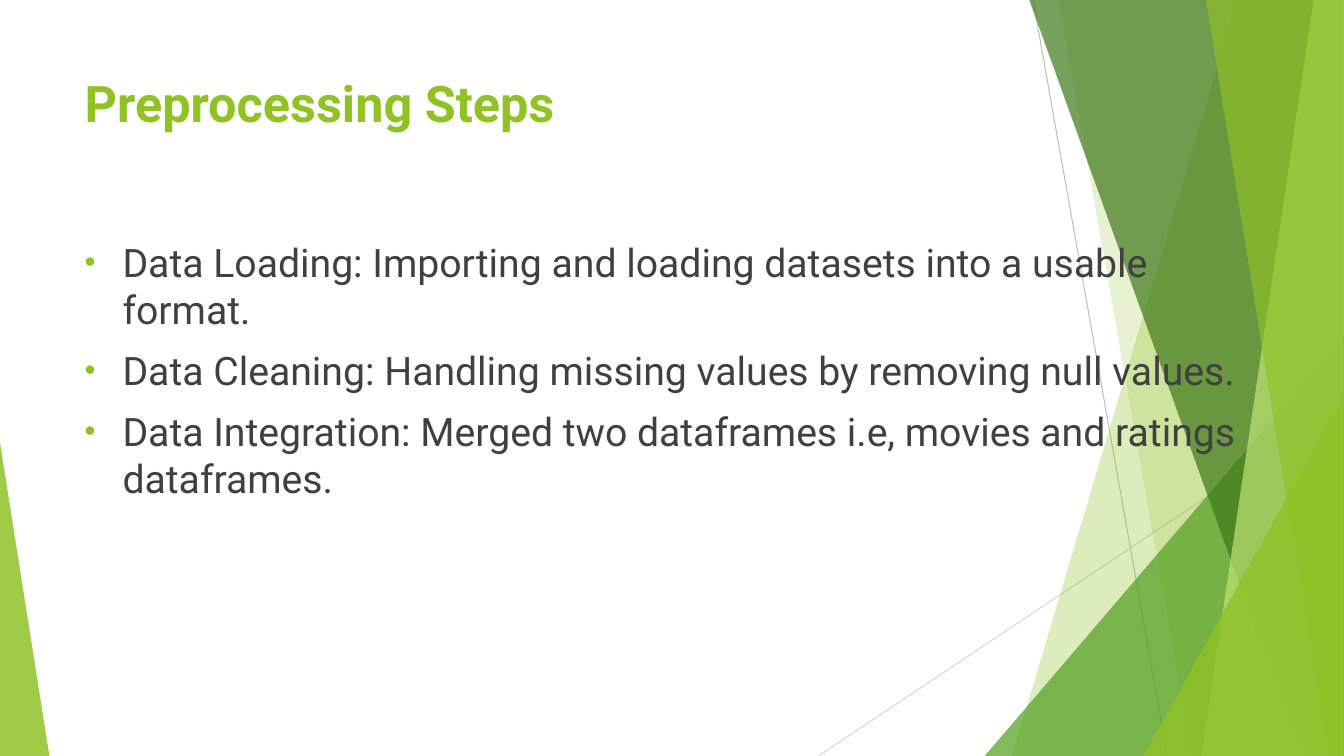
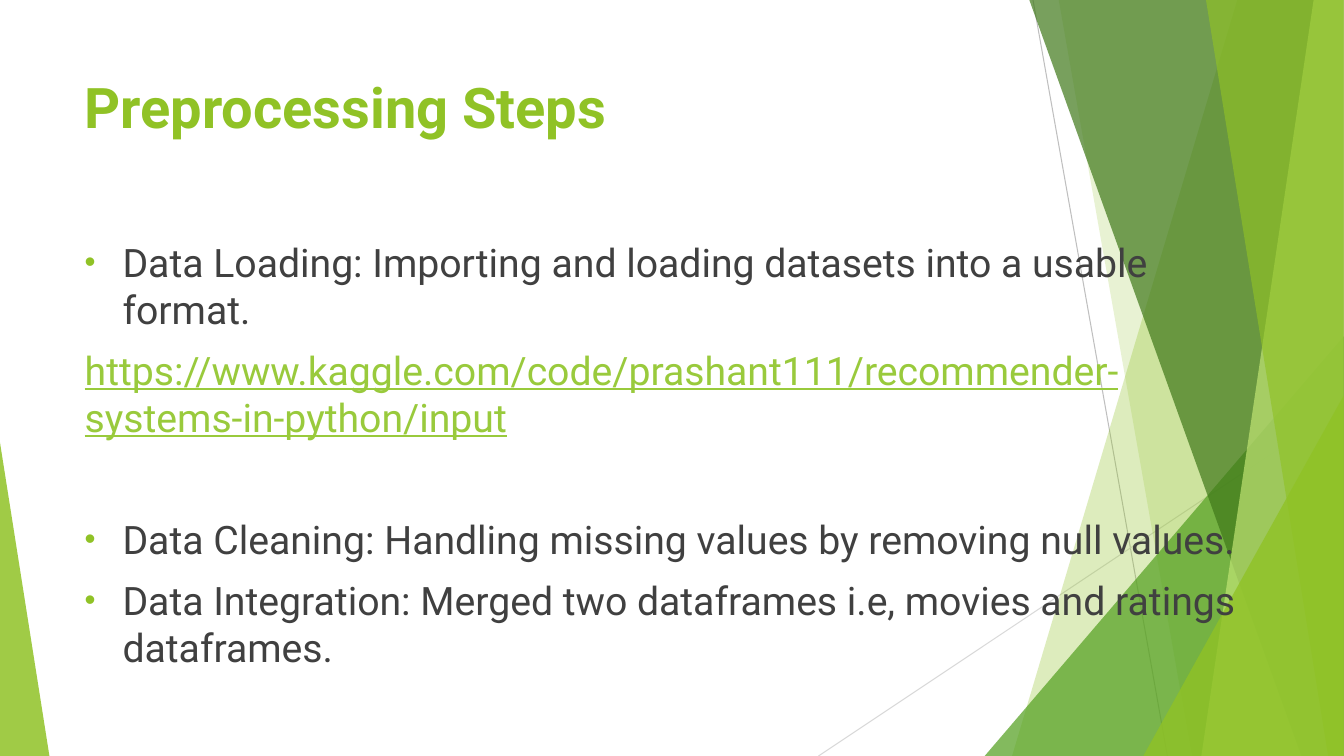
Before and after one commit to falidill/Intro-to-AI-, a slide deck: slide 3 of Amazon Movie Recommendation System.pptx. Drawn at 1344x756 pixels with LibreOffice and Linux fonts; fonts in the diff are those of the drawing. Boxes give left, top, right and bottom in pixels: in the first picture for what was removed or moved away, otherwise in the second. Text is boxed around its words. In the diff, an @@ line names an element or a change of style, - is before the commit and + after.

```diff
--- a/Amazon Movie Recommendation System.pptx
+++ b/Amazon Movie Recommendation System.pptx
@@ title "Preprocessing Steps" at (85, 86, 606, 140): size 36 to 40 pt @@
@@ text at (85, 349, 1119, 441): paragraph added @@
+https://www.kaggle.com/code/prashant111/recommender-systems-in-python/input
```
